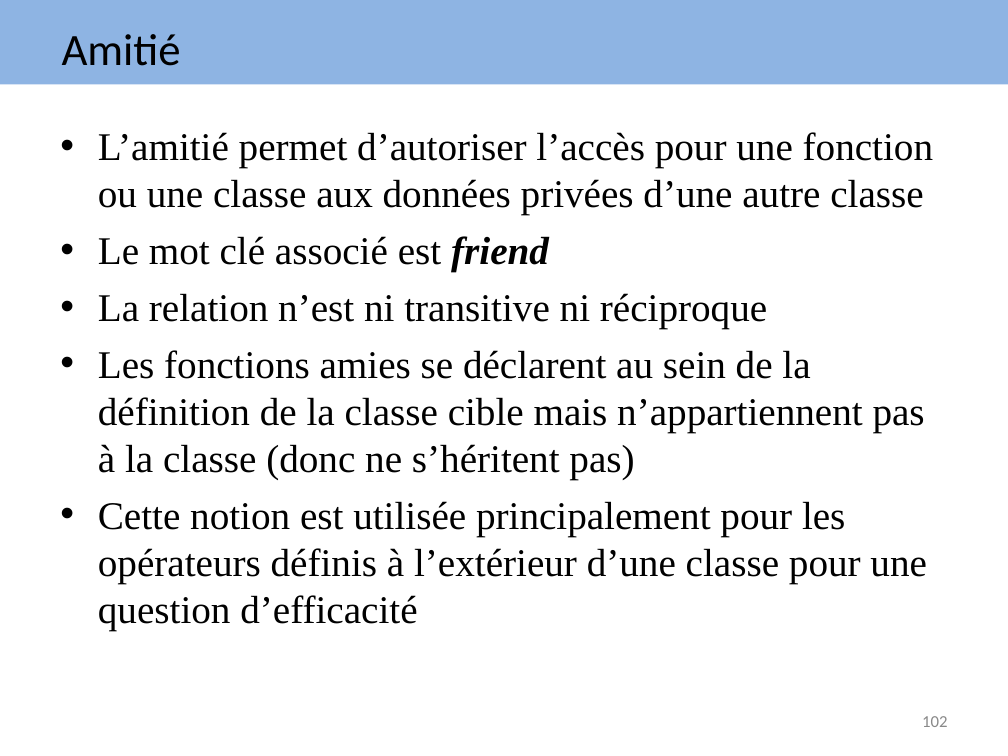
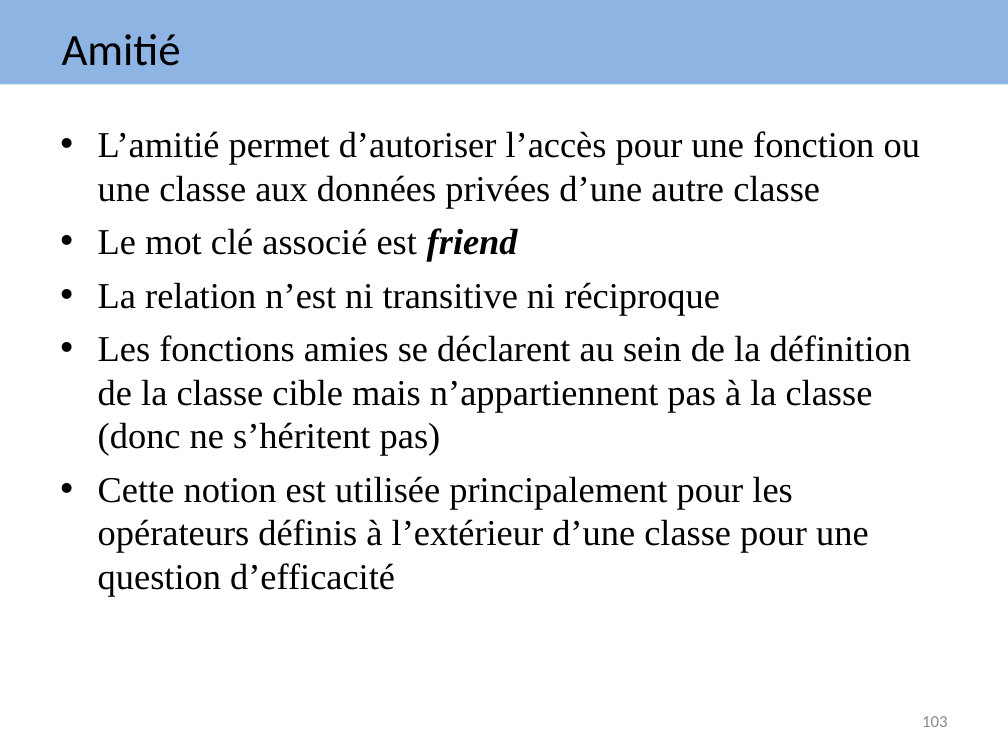
Before and after one commit to arnaudbirk/Formation-CPlusPlus, a slide deck: slide 103 of cours/Formation EVAFI C++.ppt (slide 102 before the commit). Drawn at 1008x756 pixels with LibreOffice and Linux fonts; fonts in the diff are those of the drawing. Boxes give left, top, right and bottom in pixels: in the first picture for what was removed or moved away, otherwise in the second. Text is boxed around its words. In the diff, an @@ line names an element or a change of style, - is before the commit and + after.

```diff
--- a/cours/Formation EVAFI C++.ppt
+++ b/cours/Formation EVAFI C++.ppt
@@ text "L’amitié permet d’autoriser l’accès pour ..." at (98, 131, 920, 596): size 28 to 26 pt @@
@@ page number at (922, 716, 948, 727): text changed @@
-102
+103
```
Also in this commit, not shown: 103 other slides changed, 2 slides added, 1 slide removed, 4 other files.
